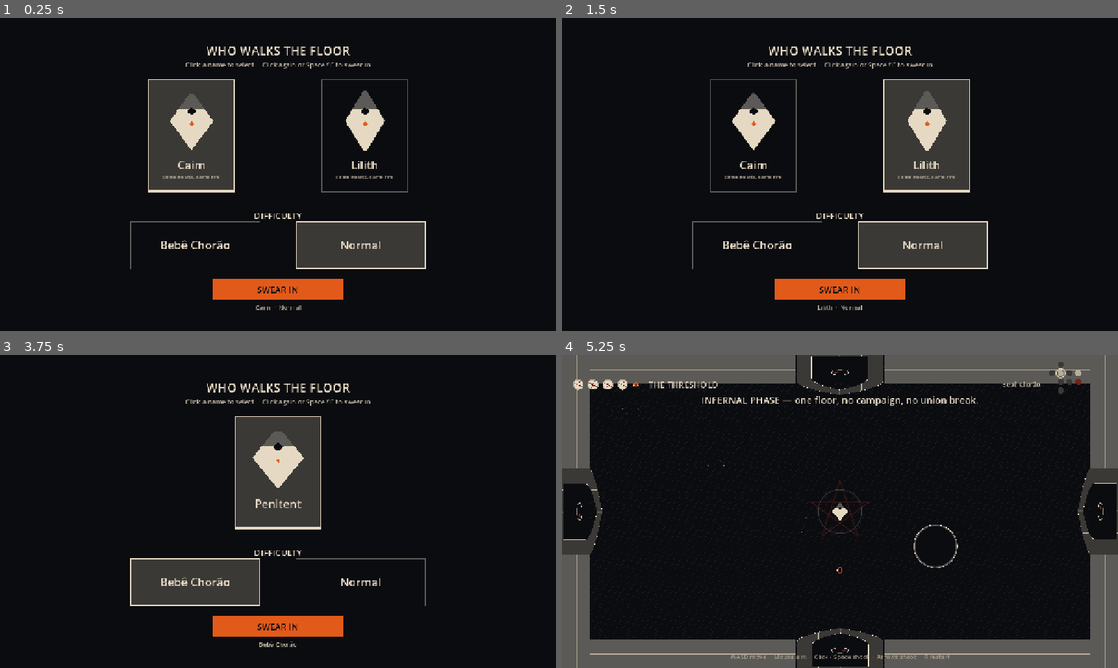
Above: before the commit, frames 1-4 (two rows, left to right).
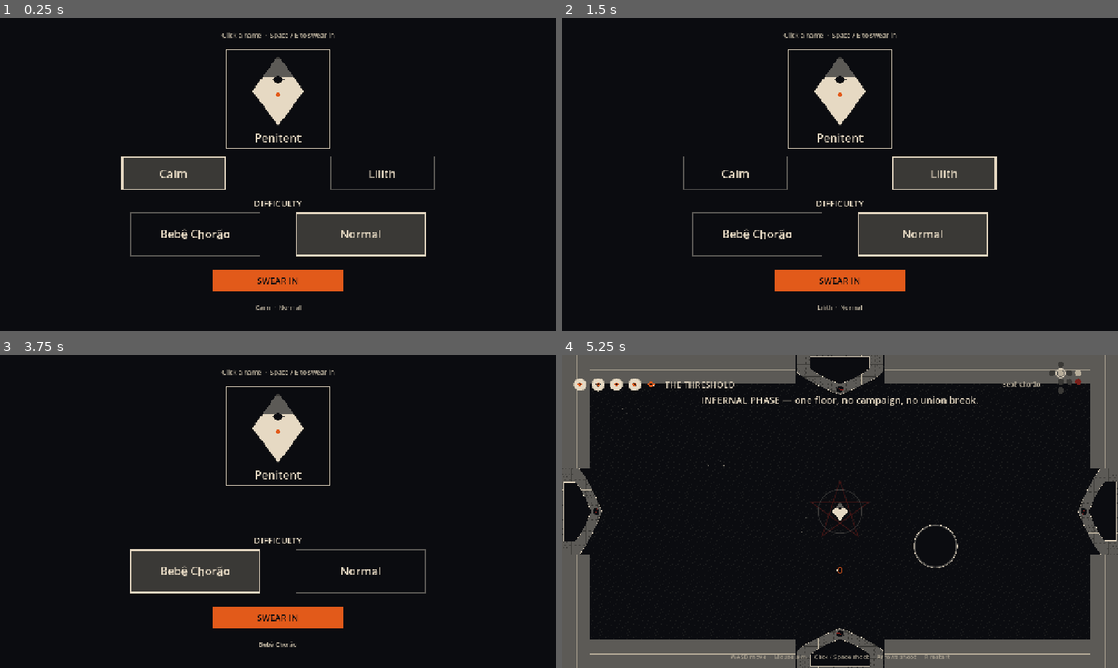
Above: after the commit, the same moments.

Repository: camiloprado/InfernalPhase
Game: Godot game, scene res://scenes/floor.tscn
The game is run twice, just before and just after one commit, with the same random seed, the same clock (stepped at 60 frames per second) and the same inputs.
Inputs (mouse positions are in pixels of both pictures, inside the frame that each line leads up to):
- Up to frame 1 (0.25 s): no input
- Up to frame 2 (1.5 s): click "Caim" at 0.5 s; click "Lilith" at 1.25 s
- Up to frame 3 (3.75 s): click "Normal" at 2 s; click "Normal" at 2.75 s; click "Bebê Chorão" at 3.5 s
- Up to frame 4 (5.25 s): click (840, 473) at 4.25 s, where only the run before the commit has a clickable "Penitent"; click "SWEAR IN" at 5 s

The runs differ from the first frame. In frame 1, 12% of the frame differs, in the area x 21-79%, y 4-90%; in frame 2, 12%; in frame 3, 11%; in frame 4, 4.7%.

Commit message:
Fix gothic door masonry, Bone-seal hearts, and Penitent start card.
Doors use wall-band gothic Ash arches with circular Ember/cracked seals.
HUD hearts are Bone+Ember, Wound-crack, and hollow Ash — not red-X circles.
Start card drops the WHO WALKS poster; Ember stays on SWEAR IN only.

Co-authored-by: camilovgprado21 <camilovgprado21@gmail.com>

Diff:
--- a/scripts/floor.gd
+++ b/scripts/floor.gd
@@ -67,7 +67,7 @@
 			await get_tree().process_frame
 			await get_tree().process_frame
 			await get_tree().create_timer(0.2).timeout
-			_qa_shot("start", true)
+			_qa_shot("start", true, "start_card")
 			Game.pick_run(Game.Body.CAIM, Game.Difficulty.NORMAL)
 			pick.queue_free()
 		elif pick.has_signal("chosen"):
@@ -436,47 +436,54 @@
 
 
 func _look_dump() -> void:
+	# Doors + HUD + start only. Pit / shots stills stay on the last PASS.
+	if camera:
+		camera.position_smoothing_enabled = false
+		if current:
+			camera.global_position = current.center_global()
+			camera.reset_smoothing()
+	if current:
+		# Ember lit seal on the north arch; south / east / west stay cracked-open.
+		current._set_door_blocked(Room.Dir.N, true)
 	await get_tree().process_frame
 	await get_tree().create_timer(0.25).timeout
-	_qa_shot("doors", true)
-	_qa_shot("hud", true)
-	var origin := current.center_global()
-	var arts: Array[String] = ["player", "imp", "wretch", "cantor", "boss", "ember", "bone", "deflect"]
-	var cols: Array[Color] = [
-		Palette.EMBER, Palette.EMBER, Palette.BONE, Palette.BONE,
-		Palette.EMBER, Palette.EMBER, Palette.BONE, Palette.EMBER,
-	]
-	for i in arts.size():
-		spawn_bullet(
-			origin + Vector2(-280.0 + float(i) * 72.0, -40.0),
-			Vector2.RIGHT,
-			8.0,
-			arts[i] != "player",
-			cols[i],
-			6.0,
-			0.0,
-			8.0,
-			0.0,
-			0.0,
-			arts[i]
-		)
-	await get_tree().create_timer(0.35).timeout
-	_qa_shot("shots", true)
-	for n in projectiles.get_children():
-		if n is Bullet:
-			n.queue_free()
-	if player and current:
-		player.global_position = current.pit_global() + Vector2(118, 0)
-		camera.global_position = current.pit_global()
+	_qa_shot("doors", true, "doors")
+	if current:
+		current._set_door_blocked(Room.Dir.N, false)
+	# Mixed seals so the HUD crop shows full / hit / empty — combat numbers restore after.
+	var keep_h := Game.hearts
+	var keep_max := Game.max_hearts
+	Game.hearts = 2
+	Game.max_hearts = 4
+	Game.hearts_changed.emit(2, 4)
 	await get_tree().process_frame
-	await get_tree().create_timer(0.2).timeout
-	_qa_shot("pit", true)
+	await get_tree().create_timer(0.12).timeout
+	_qa_hud_crop()
+	Game.hearts = keep_h
+	Game.max_hearts = keep_max
+	Game.hearts_changed.emit(keep_h, keep_max)
 	if player:
 		player.global_position = rooms[Vector2i.ZERO].center_global()
-		camera.global_position = rooms[Vector2i.ZERO].center_global()
-
-
-func _qa_shot(shot_name: String, to_gate: bool = false) -> void:
+		if camera:
+			camera.global_position = rooms[Vector2i.ZERO].center_global()
+
+
+func _qa_hud_crop() -> void:
+	var tex := get_viewport().get_texture()
+	if tex == null:
+		return
+	var img := tex.get_image()
+	if img == null:
+		return
+	var w := img.get_width()
+	var h := mini(200, img.get_height())
+	var crop := img.get_region(Rect2i(0, 0, w, h))
+	_write_look("hud", crop)
+	crop.save_png("/workspace/gate/hud.png")
+	crop.save_png("/opt/cursor/artifacts/hud.png")
+
+
+func _qa_shot(shot_name: String, to_gate: bool = false, look_name: String = "") -> void:
 	var tex := get_viewport().get_texture()
 	if tex == null:
 		return
@@ -486,4 +493,13 @@
 	if to_gate:
 		DirAccess.make_dir_recursive_absolute("/workspace/gate")
 		img.save_png("/workspace/gate/%s.png" % shot_name)
+		if look_name != "":
+			_write_look(look_name, img)
 	img.save_png("/opt/cursor/artifacts/%s.png" % shot_name)
+
+
+func _write_look(look_name: String, img: Image) -> void:
+	DirAccess.make_dir_recursive_absolute("/workspace/gate/look")
+	img.save_png("/workspace/gate/look/look_%s.png" % look_name)
+	img.save_jpg("/workspace/gate/look/look_%s.jpg" % look_name, 0.84)
+	img.save_png("/opt/cursor/artifacts/look_%s.png" % look_name)
--- a/scripts/room.gd
+++ b/scripts/room.gd
@@ -500,30 +500,30 @@
 			dest_kind = (neighbors[dir] as Room).kind
 			break
 	var heavy := dest_kind == Kind.START
-	var col := Palette.ASH
-	var inlay := Palette.BONE
-	# Pointed gothic arch. No gray rect, no circular portal.
-	var span := 88.0 if heavy else 78.0
-	var rise := 40.0 if heavy else 34.0
+	var span := 94.0 if heavy else 86.0
+	var rise := 38.0 if heavy else 32.0
 	var pts := PackedVector2Array()
-	pts.append(Vector2(-span, 22.0))
-	pts.append(Vector2(-span, 4.0))
+	pts.append(Vector2(-span, 28.0))
+	pts.append(Vector2(-span, 6.0))
 	pts.append(Vector2(0.0, -rise))
-	pts.append(Vector2(span, 4.0))
-	pts.append(Vector2(span, 22.0))
-	node.draw_polyline(pts, col, 10.0 if heavy else 8.0, true)
-	node.draw_polyline(pts, inlay, 2.0, true)
+	pts.append(Vector2(span, 6.0))
+	pts.append(Vector2(span, 28.0))
+	# Ash masonry band + Bone inlay. No gray shield, no oval portal.
+	node.draw_polyline(pts, Palette.ASH, 14.0 if heavy else 12.0, true)
+	node.draw_polyline(pts, Palette.BONE, 2.0, true)
 	if heavy:
-		node.draw_line(Vector2(-span * 0.45, 18.0), Vector2(-span * 0.2, -rise * 0.35), inlay, 2.0)
-		node.draw_line(Vector2(span * 0.45, 18.0), Vector2(span * 0.2, -rise * 0.35), inlay, 2.0)
-	var seal_r := 16.0 if heavy else 9.0
+		node.draw_line(Vector2(-span * 0.4, 22.0), Vector2(-span * 0.18, -rise * 0.3), Palette.BONE_DIM, 2.0)
+		node.draw_line(Vector2(span * 0.4, 22.0), Vector2(span * 0.18, -rise * 0.3), Palette.BONE_DIM, 2.0)
+	var seal_c := Vector2(0.0, -rise * 0.15) if not blocked else Vector2.ZERO
+	var seal_r := 14.0 if heavy else 11.0
 	if blocked:
-		node.draw_circle(Vector2.ZERO, seal_r + 2.0, inlay)
-		node.draw_circle(Vector2.ZERO, seal_r, Palette.EMBER)
-	else:
-		node.draw_arc(Vector2.ZERO, seal_r, 0.4, PI - 0.2, 10, Palette.ASH_MID, 2.0, true)
-		node.draw_arc(Vector2.ZERO, seal_r, PI + 0.5, TAU - 0.3, 10, Palette.ASH_MID, 2.0, true)
-		node.draw_line(Vector2(-seal_r * 0.4, -2.0), Vector2(seal_r * 0.5, 4.0), Palette.WOUND, 1.5)
+		node.draw_circle(seal_c, seal_r + 2.0, Palette.BONE)
+		node.draw_circle(seal_c, seal_r, Palette.EMBER)
+	else:
+		node.draw_circle(seal_c, seal_r + 1.0, Palette.ASH)
+		node.draw_circle(seal_c, seal_r - 2.0, Palette.VOID)
+		node.draw_arc(seal_c, seal_r, 0.35, PI - 0.4, 8, Palette.ASH, 2.0, true)
+		node.draw_line(seal_c + Vector2(-seal_r * 0.55, -2.0), seal_c + Vector2(seal_r * 0.5, 4.0), Palette.WOUND, 1.5)
 
 
 func _set_door_blocked(dir: int, blocked: bool) -> void:
--- a/scripts/run_pick.gd
+++ b/scripts/run_pick.gd
@@ -19,12 +19,12 @@
 var _pick_frame := -1
 var _sworn := false
 const BABY_SHEET := "res://assets/sprites/baby.png"
-const CAIM_RECT := Rect2(340, 140, 200, 260)
-const LILITH_RECT := Rect2(740, 140, 200, 260)
-const BEBE_RECT := Rect2(540, 140, 200, 260)
-const BABY_DIFF_RECT := Rect2(300, 468, 300, 110)
-const NORMAL_DIFF_RECT := Rect2(680, 468, 300, 110)
-const CONFIRM_RECT := Rect2(490, 600, 300, 48)
+const PENITENT_RECT := Rect2(520, 72, 240, 230)
+const CAIM_RECT := Rect2(280, 318, 240, 78)
+const LILITH_RECT := Rect2(760, 318, 240, 78)
+const BABY_DIFF_RECT := Rect2(300, 448, 300, 100)
+const NORMAL_DIFF_RECT := Rect2(680, 448, 300, 100)
+const CONFIRM_RECT := Rect2(490, 580, 300, 48)
 
 
 func _ready() -> void:
@@ -46,12 +46,11 @@
 	dim.mouse_filter = Control.MOUSE_FILTER_IGNORE
 	root.add_child(dim)
 
-	_label(root, Vector2(0, 56), Vector2(1280, 36), "WHO WALKS THE FLOOR", Palette.BONE, 28)
-	_label(root, Vector2(0, 96), Vector2(1280, 24), "Click a name to select  ·  Click again or Space / E to swear in", Palette.UI_DIM, 15)
-	_caim_btn = _card(root, CAIM_RECT, "Caim", "same hearts, same fire", func() -> void: _on_body(Game.Body.CAIM), true)
-	_lilith_btn = _card(root, LILITH_RECT, "Lilith", "same hearts, same fire", func() -> void: _on_body(Game.Body.LILITH), false)
-	_bebe_card = _bebe_portrait(root, BEBE_RECT)
-	_label(root, Vector2(0, 440), Vector2(1280, 28), "DIFFICULTY", Palette.BONE, 20)
+	_label(root, Vector2(0, 28), Vector2(1280, 22), "Click a name  ·  Space / E to swear in", Palette.UI_DIM, 15)
+	_bebe_card = _penitent_face(root, PENITENT_RECT)
+	_caim_btn = _name_card(root, CAIM_RECT, "Caim", func() -> void: _on_body(Game.Body.CAIM))
+	_lilith_btn = _name_card(root, LILITH_RECT, "Lilith", func() -> void: _on_body(Game.Body.LILITH))
+	_label(root, Vector2(0, 412), Vector2(1280, 28), "DIFFICULTY", Palette.BONE, 20)
 	_baby_btn = _diff_card(root, BABY_DIFF_RECT, "Bebê Chorão", func() -> void: _on_diff(Game.Difficulty.BABY))
 	_normal_btn = _diff_card(root, NORMAL_DIFF_RECT, "Normal", func() -> void: _on_diff(Game.Difficulty.NORMAL))
 	_confirm_btn = _confirm_cta(root, CONFIRM_RECT)
@@ -73,55 +72,51 @@
 	return lab
 
 
-func _card(parent: Node, rect: Rect2, caption: String, blurb: String, on_click: Callable, male: bool) -> Control:
+func _name_card(parent: Node, rect: Rect2, caption: String, on_click: Callable) -> Control:
 	var btn := _shell(parent, rect, on_click)
-	var path := "res://assets/sprites/player.png" if male else "res://assets/sprites/player_f.png"
+	_caption(btn, caption, "", (rect.size.y - 36.0) * 0.5)
+	return btn
+
+
+func _penitent_face(parent: Node, rect: Rect2) -> Control:
+	# Product face. Not a picker — Bebê Chorão stays a difficulty mode.
+	var frame := Control.new()
+	frame.position = rect.position
+	frame.size = rect.size
+	frame.mouse_filter = Control.MOUSE_FILTER_IGNORE
+	var chrome := StyleBoxFlat.new()
+	chrome.bg_color = Palette.VOID
+	chrome.set_border_width_all(2)
+	chrome.border_color = Palette.BONE
+	var panel := Panel.new()
+	panel.set_anchors_preset(Control.PRESET_FULL_RECT)
+	panel.mouse_filter = Control.MOUSE_FILTER_IGNORE
+	panel.add_theme_stylebox_override("panel", chrome)
+	frame.add_child(panel)
+	var path := "res://assets/sprites/player.png"
 	var portrait := Sprites.cell(path, 4, 3, 0, 0)
+	if portrait == null:
+		portrait = Sprites.tex(BABY_SHEET)
 	if portrait:
 		var tr := TextureRect.new()
-		tr.position = Vector2(20, 16)
-		tr.size = Vector2(160, 160)
+		tr.position = Vector2(20, 12)
+		tr.size = Vector2(rect.size.x - 40.0, 168)
 		tr.expand_mode = TextureRect.EXPAND_IGNORE_SIZE
 		tr.stretch_mode = TextureRect.STRETCH_KEEP_ASPECT_CENTERED
 		tr.texture_filter = CanvasItem.TEXTURE_FILTER_NEAREST
 		tr.mouse_filter = Control.MOUSE_FILTER_IGNORE
 		tr.texture = portrait
-		btn.add_child(tr)
+		frame.add_child(tr)
 	else:
 		var art := Control.new()
-		art.position = Vector2(40, 28)
-		art.size = Vector2(120, 140)
+		art.position = Vector2(40, 16)
+		art.size = Vector2(rect.size.x - 80.0, 160)
 		art.mouse_filter = Control.MOUSE_FILTER_IGNORE
-		art.set_meta("male", male)
-		art.draw.connect(func() -> void: _draw_body(art, male))
-		btn.add_child(art)
-	_caption(btn, caption, blurb, 180)
-	return btn
-
-
-func _bebe_portrait(parent: Node, rect: Rect2) -> Control:
-	var btn := _shell(parent, rect, func() -> void: _on_diff(Game.Difficulty.BABY))
-	btn.visible = false
-	var tr := TextureRect.new()
-	tr.position = Vector2(20, 16)
-	tr.size = Vector2(160, 160)
-	tr.expand_mode = TextureRect.EXPAND_IGNORE_SIZE
-	tr.stretch_mode = TextureRect.STRETCH_KEEP_ASPECT_CENTERED
-	tr.texture_filter = CanvasItem.TEXTURE_FILTER_NEAREST
-	tr.mouse_filter = Control.MOUSE_FILTER_IGNORE
-	var tex := Sprites.tex(BABY_SHEET)
-	if tex:
-		tr.texture = tex
-	btn.add_child(tr)
-	if tr.texture == null:
-		var art := Control.new()
-		art.position = Vector2(40, 28)
-		art.size = Vector2(120, 140)
-		art.mouse_filter = Control.MOUSE_FILTER_IGNORE
-		art.draw.connect(func() -> void: _draw_bebe(art))
-		btn.add_child(art)
-	_caption(btn, "Penitent", "", 184)
-	return btn
+		art.draw.connect(func() -> void: _draw_penitent(art, false))
+		frame.add_child(art)
+	_caption(frame, "Penitent", "", 186)
+	parent.add_child(frame)
+	return frame
 
 
 func _diff_card(parent: Node, rect: Rect2, caption: String, on_click: Callable) -> Control:
@@ -342,10 +337,6 @@
 			_on_body(Game.Body.LILITH)
 			get_viewport().set_input_as_handled()
 			return
-	elif BEBE_RECT.has_point(pos):
-		_on_diff(Game.Difficulty.BABY)
-		get_viewport().set_input_as_handled()
-		return
 	if BABY_DIFF_RECT.has_point(pos):
 		_on_diff(Game.Difficulty.BABY)
 		get_viewport().set_input_as_handled()
@@ -392,8 +383,7 @@
 	_caim_btn.visible = not baby
 	_lilith_btn.visible = not baby
 	if _bebe_card:
-		_bebe_card.visible = baby
-		_paint(_bebe_card, true)
+		_bebe_card.visible = true
 	_paint(_caim_btn, _body == Game.Body.CAIM)
 	_paint(_lilith_btn, _body == Game.Body.LILITH)
 	_paint(_baby_btn, baby)
--- a/scripts/ui.gd
+++ b/scripts/ui.gd
@@ -90,11 +90,20 @@
 	for c in hearts.get_children():
 		c.queue_free()
 	for i in maximum:
-		var pip := Sprites.cell("res://assets/sprites/hearts.png", 4, 1, 0 if i < current else 1, 0)
+		# 0 full Bone+Ember · 1 empty hollow Ash · 2 hit Wound cracks
+		var col := 1
+		var state := HeartPip.EMPTY
+		if i < current:
+			col = 0
+			state = HeartPip.FULL
+		elif i == current and current < maximum:
+			col = 2
+			state = HeartPip.HIT
+		var pip := Sprites.cell("res://assets/sprites/hearts.png", 4, 1, col, 0)
 		if pip:
 			var h := TextureRect.new()
 			h.mouse_filter = Control.MOUSE_FILTER_IGNORE
-			h.custom_minimum_size = Vector2(28, 28)
+			h.custom_minimum_size = Vector2(36, 36)
 			h.expand_mode = TextureRect.EXPAND_IGNORE_SIZE
 			h.stretch_mode = TextureRect.STRETCH_KEEP_ASPECT_CENTERED
 			h.texture_filter = CanvasItem.TEXTURE_FILTER_NEAREST
@@ -102,10 +111,10 @@
 			hearts.add_child(h)
 		else:
 			var h := HeartPip.new()
-			h.filled = i < current
-			h.custom_minimum_size = Vector2(28, 28)
+			h.state = state
+			h.custom_minimum_size = Vector2(36, 36)
 			hearts.add_child(h)
-	_pip(Sprites.cell("res://assets/sprites/hearts.png", 4, 1, 3, 0), 22)
+	_pip(Sprites.cell("res://assets/sprites/hearts.png", 4, 1, 3, 0), 28)
 	if Game.pierce > 0:
 		_pip(Sprites.cell("res://assets/sprites/skills.png", 4, 1, 0, 0), 22)
 	if Game.rapid > 0:
@@ -151,7 +160,10 @@
 
 
 class HeartPip extends Control:
-	var filled := true
+	const FULL := 0
+	const EMPTY := 1
+	const HIT := 2
+	var state := FULL
 
 	func _ready() -> void:
 		mouse_filter = Control.MOUSE_FILTER_IGNORE
@@ -160,9 +172,19 @@
 		var s := size
 		var c := s * 0.5
 		var r := minf(s.x, s.y) * 0.42
-		if filled:
-			draw_circle(c, r, Palette.BONE)
-			draw_line(c + Vector2(-r * 0.55, -r * 0.1), c + Vector2(r * 0.5, r * 0.35), Palette.WOUND, 1.5)
-			draw_line(c + Vector2(-r * 0.15, -r * 0.55), c + Vector2(r * 0.2, r * 0.5), Palette.WOUND, 1.5)
-		else:
-			draw_circle(c, r, Palette.ASH)
+		match state:
+			HIT:
+				draw_circle(c, r, Palette.BONE_DIM)
+				draw_arc(c, r, 0.0, TAU, 18, Palette.ASH, 1.5, true)
+				draw_line(c + Vector2(-r * 0.7, -r * 0.15), c + Vector2(r * 0.65, r * 0.25), Palette.WOUND, 2.0)
+				draw_line(c + Vector2(-r * 0.1, -r * 0.7), c + Vector2(r * 0.15, r * 0.7), Palette.WOUND, 1.5)
+			EMPTY:
+				draw_arc(c, r, 0.0, TAU, 22, Palette.ASH, 2.5, true)
+			_:
+				draw_circle(c, r, Palette.BONE)
+				draw_colored_polygon(PackedVector2Array([
+					c + Vector2(0, -r * 0.42),
+					c + Vector2(r * 0.38, 0),
+					c + Vector2(0, r * 0.42),
+					c + Vector2(-r * 0.38, 0),
+				]), Palette.EMBER)
Binary file changed: assets/sprites/doors.png
Binary file changed: assets/sprites/hearts.png
Not shown, changed: tools/gen_look_pass.py
